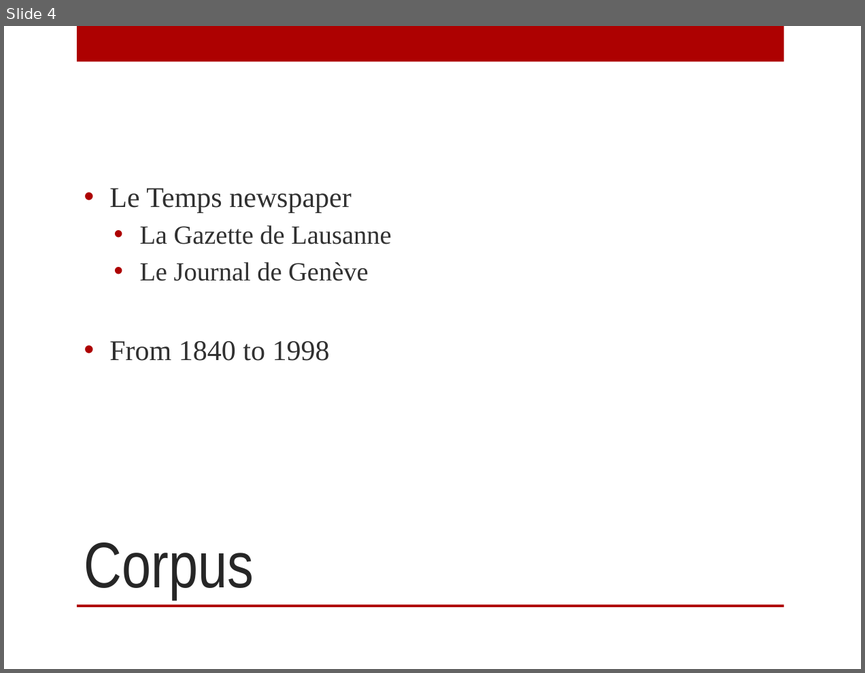
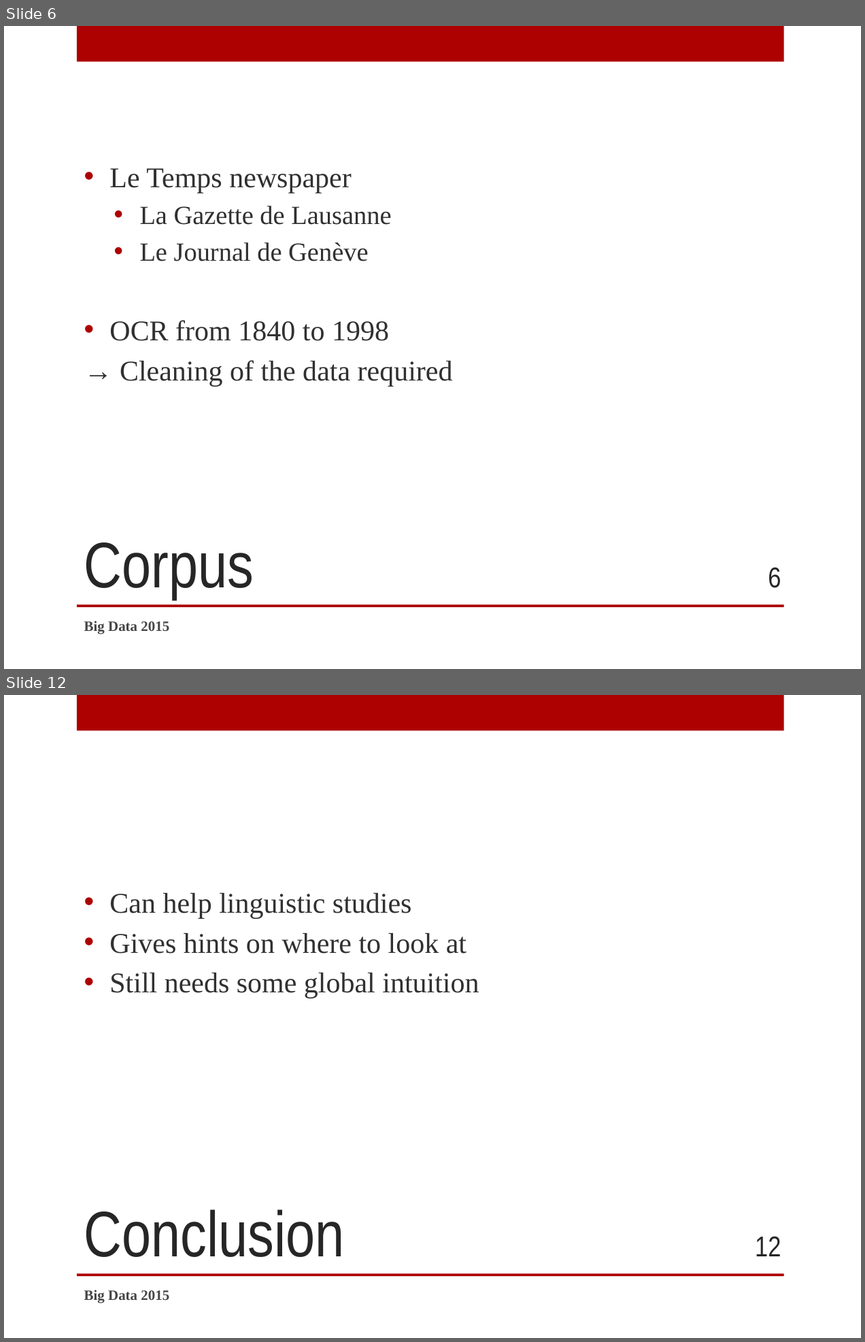
Before and after one commit to SidneyBovet/smargn, a slide deck: presentation/smargn-presentation.pptx. Shown one above the other, each under a label of ours: slide 4 before the commit, slides 6 and 12 after it; the slides between them are not shown. The pictures are 865x673 and 865x1342 pixels, drawn with LibreOffice and Linux fonts; fonts in the diff are those of the drawing; background and template pictures are left out. Boxes give left, top, right and bottom in pixels: in the first picture for what was removed or moved away, otherwise in the second. Text is boxed around its words. In the diff, an @@ line names an element or a change of style, - is before the commit and + after.

```diff
--- a/presentation/smargn-presentation.pptx
+++ b/presentation/smargn-presentation.pptx
@@ slide 12 added at <box>4,695,861,1338</box>, background picture (left out); not listed: 2 template elements that a slide beside it also shows @@
@@ text added at <box>109,893,479,998</box>, 24 pt, text #303030 @@
+• Can help linguistic studies
+• Gives hints on where to look at
+• Still needs some global intuition
@@ title added at <box>84,1209,345,1257</box>, 54 pt, text #262626 @@
+Conclusion
@@ page number added at <box>755,1236,781,1256</box>, 24 pt, text #262626 @@
+12
@@ text added at <box>84,1289,169,1302</box>, 12 pt, text #454545, bold @@
+Big Data 2015
@@ what was slide 4 is now slide 6 @@
@@ slide 6 changed as well @@
@@ text at <box>109,320,453,386</box>: text changed @@
-• From 1840 to 1998
+• OCR from 1840 to 1998
+→ Cleaning of the data required
@@ page number added at <box>768,567,781,588</box>, 24 pt, text #262626 @@
+6
@@ text added at <box>84,620,169,633</box>, 12 pt, text #454545, bold @@
+Big Data 2015
```
Also in this commit, not shown: 3 other slides changed, 10 other slides added, 2 slides removed, 9 other files.
